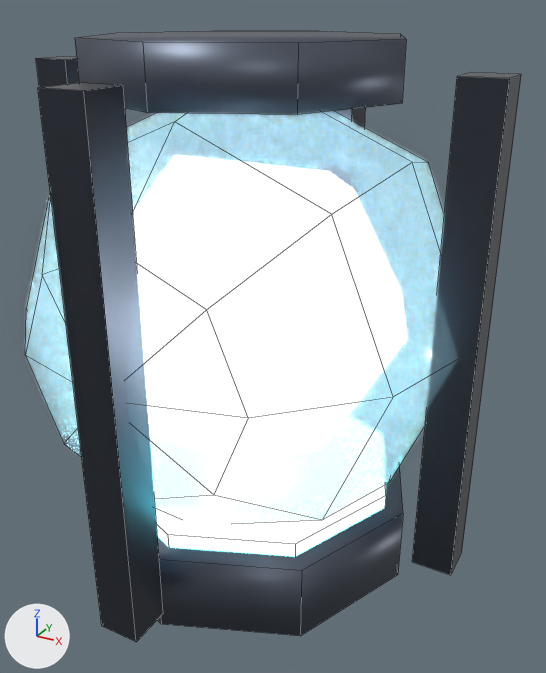
One commit to the Blender file assets/source/obj_core.blend: the scene before it, then after it.
Camera for both pictures: a camera (50 mm lens) standing at (0.745, -1.256, 1.122) and looking at (0.051, 0.006, 0.491). The lights are fixed; the arrows at lower left show +X, +Y and +Z. The first picture is the older version. Mesh edges are drawn as thin lines.

Names of what the first picture shows: 'obj_core'.
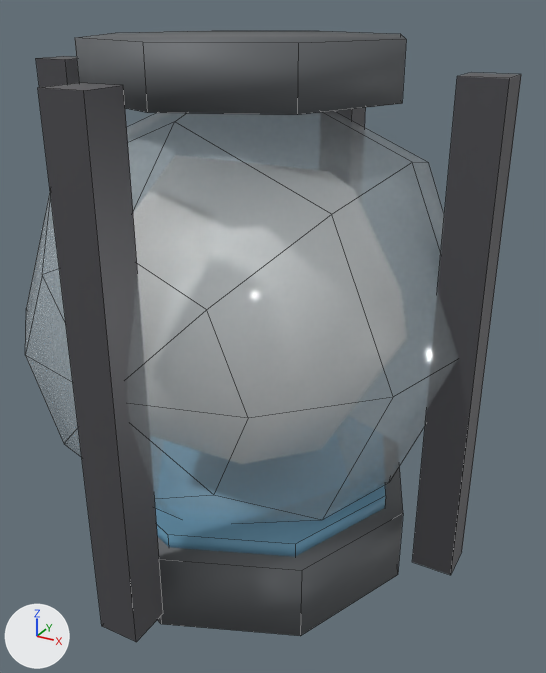
Location of each change, (x1, y1, x2, y2) in pixels of the pictures (546 x 673 px):
'obj_core', surface changed, recoloured
    both: (25, 34, 512, 642)

Edits to the bpy script that builds the scene:
```text
Change mat_ns_energy_white:
    remove mat_ns_energy_white.emission_strength = 7.0
Change mat_ns_glass:
    remove mat_ns_glass.emission_color = (0.04, 0.16, 0.2)  # dark cyan #386f7c
    remove mat_ns_glass.emission_strength = 0.6
Change mat_ns_trim:
    mat_ns_trim.base_color: (0.06, 0.07, 0.09) -> (0.09, 0.09, 0.1)  # greyish blue #454b55 -> dark grey #555559
    mat_ns_trim.metallic: 0.85 -> 0.3
    mat_ns_trim.roughness: 0.28 -> 0.44
Change mat_ns_body_dark:
    mat_ns_body_dark.base_color: (0.11, 0.13, 0.17) -> (0.13, 0.14, 0.15)  # greyish blue #5d6573 -> dark grey #65696c
    mat_ns_body_dark.metallic: 0.66 -> 0.18
    mat_ns_body_dark.roughness: 0.42 -> 0.62
Change mat_ns_energy_cyan:
    remove mat_ns_energy_cyan.emission_color = (0.17, 0.91, 1.0)  # cyan #73f5ff
    remove mat_ns_energy_cyan.emission_strength = 6.0
    mat_ns_energy_cyan.base_color: (0.05, 0.55, 0.7) -> (0.16, 0.38, 0.55)  # cyan #3fc4da -> blue #6fa6c4
    mat_ns_energy_cyan.metallic: 0.1 -> 0.05
    mat_ns_energy_cyan.roughness: 0.25 -> 0.6
```
